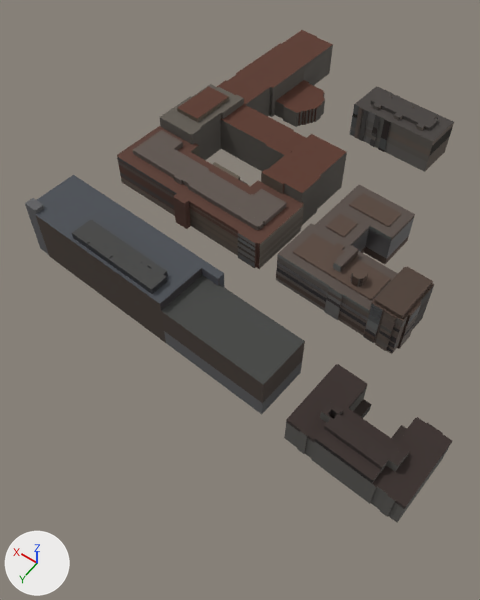
Two versions of the glTF model v2/tiles/t_0_-1.far.glb, one commit apart.
Rendered twice from a 50 mm camera at (-19.0, 316.0, 250.0) aimed at (96.0, 154.0, -3.0). Lighting does not change. The marker at lower left points along +X, +Y and +Z. The picture after the commit comes second. Where no turn or scale is listed for an object, it has been applied to the vertices. Vertices at exactly the same position are counted once.

In view in the first picture: 'opaque'.
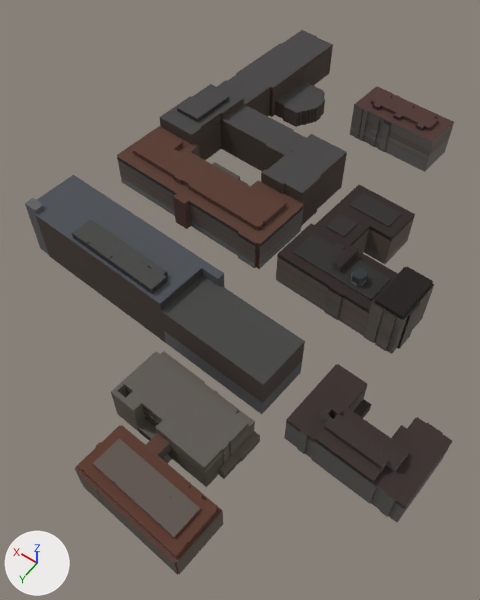
Where the newer file only moved an object's origin or applied its transform, the numbers keep the older frame.

The change, as a list of edits to the scene's bpy script:
```text
Change me_opaque:
    used by ob_opaque; location = (90.7, 88.5, 16.2)
    remove me_opaque.from_pydata(...)  # 1817 vertices, 2193 faces; spans x -109.0..109.0, y -121.0..121.0, z -16.0..16.0
    add me_opaque.from_pydata(...)  # 2369 vertices, 2835 faces; spans x -109.0..109.0, y -121.0..183.0, z -16.0..16.0
    me_opaque part 1: a new loose piece of 552 vertices spanning x -53.0..11.0, y 118.0..183.0, z -16.0..2.0, in mat_palettematerial001
    me_opaque part 2: 1705 kept faces spanning x -71.0..106.0, y -121.0..54.0, z -16.0..11.0 get new texture (UV) coordinates
```

Changed parts and their boxes [x1, y1, x2, y2] in the pictures (480 x 600 px):
'opaque', reshaped (11% taller)
    before: [25, 30, 454, 522]
    after: [25, 30, 454, 575]
part 1 of me_opaque, added
    after: [74, 351, 260, 575]
part 2 of me_opaque, surface changed
    both: [118, 30, 453, 354]
